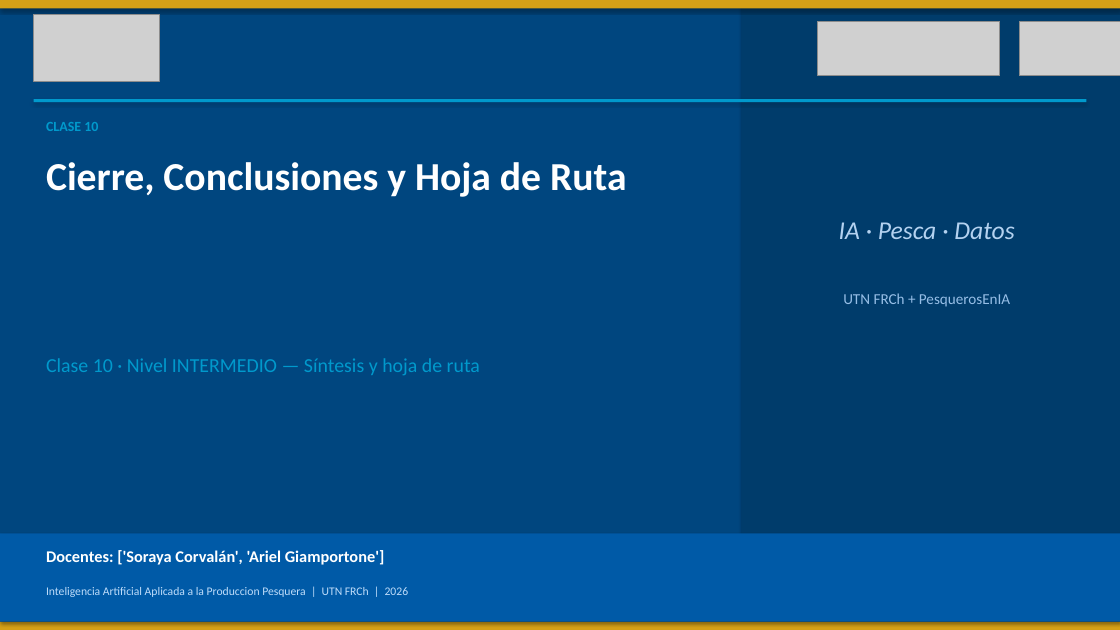
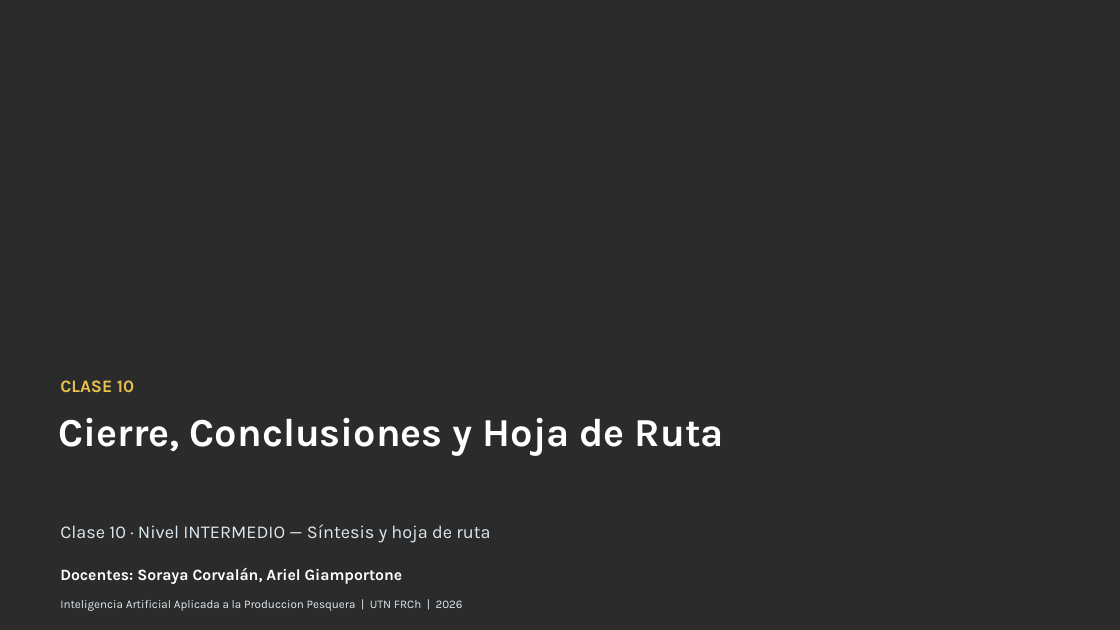
Before and after one commit to PesquerosEnIA/curso-ia-produccion-pesquera, a slide deck: slide 1 of clase_10_cierre/slides/slides_clase10_intermedio.pptx. Drawn at 1120x630 pixels with LibreOffice and Linux fonts; fonts in the diff are those of the drawing; grey boxes stand for pictures; background and template pictures are left out; a plain dark background stands for a picture behind light text. Boxes give left, top, right and bottom in pixels: in the first picture for what was removed or moved away, otherwise in the second. Text is boxed around its words. In the diff, an @@ line names an element or a change of style, - is before the commit and + after.

Commit message:
feat(slides): decks C1/C4/C10 mejorados (portada Fondo1, contraste, logos) + versiones enriquecidas con laminas de datos reales + PDFs (3 niveles)

```diff
--- a/clase_10_cierre/slides/slides_clase10_intermedio.pptx
+++ b/clase_10_cierre/slides/slides_clase10_intermedio.pptx
@@ background #FFFFFF to picture (left out) @@
@@ rectangle removed at <box>0,0,1120,630</box> @@
@@ rectangle removed at <box>0,0,1120,8</box> @@
@@ picture removed at <box>34,14,159,82</box> @@
@@ rectangle removed at <box>742,0,1120,630</box> @@
@@ picture removed at <box>818,21,1000,76</box> @@
@@ picture removed at <box>1019,21,1120,76</box> @@
@@ rectangle removed at <box>34,99,1086,103</box> @@
@@ text removed at <box>839,222,1014,239</box> @@
-IA · Pesca · Datos
@@ text removed at <box>843,293,1010,307</box> @@
-UTN FRCh + PesquerosEnIA
@@ text "CLASE 10": place and size @@
-text "CLASE 10" at <box>46,122,98,131</box>
+text "CLASE 10" at <box>60,380,134,392</box>
@@ text "CLASE 10" at <box>60,380,134,392</box>: size 12 to 15 pt, font Calibri to Karla, text colour #0099CC to #E7C14B @@
@@ text "Cierre, Conclusiones y Hoja de ...": place and size @@
-text "Cierre, Conclusiones y Hoja de ..." at <box>46,162,626,197</box>
+text "Cierre, Conclusiones y Hoja de ..." at <box>59,418,724,456</box>
@@ text "Cierre, Conclusiones y Hoja de ..." at <box>59,418,724,456</box>: font Calibri to Karla @@
@@ rectangle removed at <box>0,534,1120,622</box> @@
@@ text "Clase 10 · Nivel INTERMEDIO ...": place and size @@
-text "Clase 10 · Nivel INTERMEDIO ..." at <box>46,358,480,375</box>
+text "Clase 10 · Nivel INTERMEDIO ..." at <box>60,524,490,543</box>
@@ text "Clase 10 · Nivel INTERMEDIO ..." at <box>60,524,490,543</box>: size 17 to 15.5 pt, font Calibri to Karla, text colour #0099CC to #DDE9F0 @@
@@ text at <box>60,568,403,584</box>: text changed; size 14 to 13.5 pt; font Calibri to Karla @@
-Docentes: ['Soraya Corvalán', 'Ariel Giamportone']
+Docentes: Soraya Corvalán, Ariel Giamportone
@@ text "Inteligencia Artificial Aplicada a la ...": place and size @@
-text "Inteligencia Artificial Aplicada a la ..." at <box>46,587,409,597</box>
+text "Inteligencia Artificial Aplicada a la ..." at <box>60,600,463,611</box>
@@ text "Inteligencia Artificial Aplicada a la ..." at <box>60,600,463,611</box>: font Calibri to Karla, text colour #BEDCFA to #DDE9F0 @@
@@ rectangle removed at <box>0,622,1120,630</box> @@
```
Also in this commit, not shown: 6 other slides changed, 26 other files.
